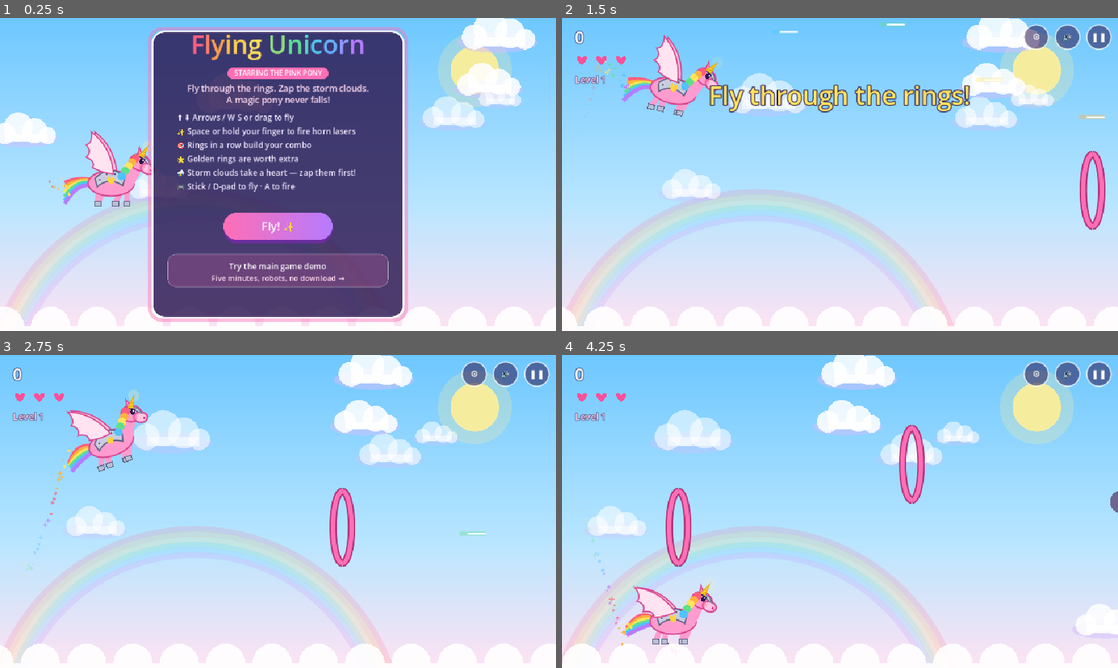
Above: before the commit, frames 1-4 (two rows, left to right).
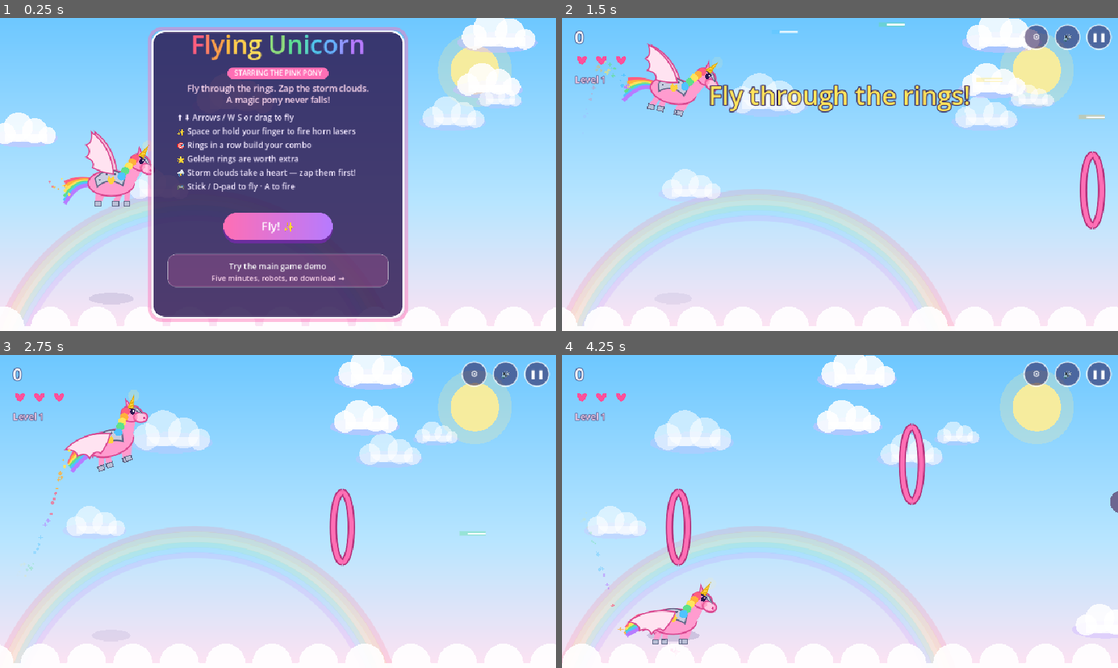
Above: after the commit, the same moments.

Repository: Dan8NOD/flying-unicorn
Game: Godot game, scene res://main.tscn
Same seed, same stepped clock (60 frames per second), same inputs: the game is played once before the commit and once after it.
Inputs (mouse positions are in pixels of both pictures, inside the frame that each line leads up to):
- Up to frame 1 (0.25 s): no input
- Up to frame 2 (1.5 s): tap Enter at 0.5 s; move the mouse to (962, 158) at 0.52 s; hold W (fly_up) 0.53-1.25 s; hold Space (fire) 0.53-1.25 s; click (962, 158) at 0.67 s; drag from (728, 190) to (812, 237) at 1.27 s
- Up to frame 3 (2.75 s): move the mouse to (333, 442) at 2.02 s; hold W (fly_up) from 2.03 s (still down); tap K at 2.1 s
- Up to frame 4 (4.25 s): release W (fly_up) at 2.75 s; drag from (812, 574) to (673, 464) at 2.77 s; move the mouse to (1006, 558) at 3.52 s; hold S (fly_down) from 3.53 s (still down); tap Keypad Enter at 3.6 s

The runs differ from the first frame. In frame 2, 0.7% of the frame differs, in the area x 14-98%, y 5-68%; in frame 3, 1.0%; in frame 4, 1.5%, in the area x 3-66%, y 21-93%.

Commit message:
Feel pass: reactions, ambient life, shadow, climb-linked flight
Squash-and-stretch pop on ring hits, celebratory twist on gold,
dizzy spin on hurt, eye blinks, ear twitches, ring pulse, storm
grumble shake, occasional shooting star, floor drop shadow, wings
beat harder on climbs. Mechanics untouched. Verified headless
1500 frames clean plus windowed play shot.

Diff:
--- a/main.gd
+++ b/main.gd
@@ -31,6 +31,15 @@
 var tilt_base := Vector3.ZERO
 const TILT_GAIN := 2.2
 const TILT_DEADZONE := 0.08
+# Feel: reactions, blinks, twitches and one shooting star. Mechanics untouched.
+var react_pop := 0.0
+var react_spin := 0.0
+var react_angle := 0.0
+var blink_timer := 3.0
+var blink_on := 0.0
+var ear_timer := 4.0
+var ear_tw := 0.0
+var shoot := {}
 # Settings card state and its test hook.
 var settings_open := false
 var _btn_tilt := Rect2()
@@ -418,6 +427,8 @@
 
 func reset() -> void:
 	score = 0; hearts = 3; combo = 0; best_combo = 0; rings_passed = 0; level = 1; speed = 260
+	react_pop = 0; react_spin = 0; react_angle = 0
+	blink_timer = 3.0; blink_on = 0; ear_timer = 4.0; ear_tw = 0; shoot = {}
 	rings = []; clouds = []; lasers = []; particles = []; pickups = []; popups = []
 	ring_timer = 0.6; cloud_timer = 3.5; fire_cooldown = 0; last_ring_y = H / 2
 	hurt_timer = 0; flash = 0; level_banner = 2.2; t = 0
@@ -509,6 +520,30 @@
 	if flash > 0: flash -= dt
 	if hurt_timer > 0: hurt_timer -= dt
 	fire_cooldown = maxf(0, fire_cooldown - dt)
+	# Feel timers: reactions decay, ambient life goes on.
+	react_pop = maxf(0.0, react_pop - dt * 3.5)
+	react_angle += react_spin * dt
+	react_spin = move_toward(react_spin, 0.0, dt * 14.0)
+	if react_angle > PI * 4: react_angle -= PI * 4
+	if react_angle < -PI * 4: react_angle += PI * 4
+	blink_timer -= dt
+	if blink_timer <= 0:
+		blink_timer = randf_range(2.5, 5.5)
+		blink_on = 0.12
+	if blink_on > 0: blink_on -= dt
+	ear_timer -= dt
+	if ear_timer <= 0:
+		ear_timer = randf_range(3.0, 7.0)
+		ear_tw = 0.25
+	if ear_tw > 0: ear_tw -= dt
+	if shoot.is_empty():
+		if level >= 2 and randf() < dt / 12.0:
+			shoot = { "x": randf_range(W * 0.3, W + 100), "y": randf_range(40, H * 0.35), "life": 0.7 }
+	else:
+		shoot.x -= 700 * dt
+		shoot.y += 260 * dt
+		shoot.life -= dt
+		if shoot.life <= 0: shoot = {}
 
 	# Movement: pointer steers toward finger; keys/stick/dpad accelerate
 	if state == "play":
@@ -536,12 +571,15 @@
 		uni.vy = -absf(uni.vy) * 0.5 - 60
 		if state == "play":
 			_burst(uni.x, uni.y + 34, 4, [Color.WHITE, Color("ffd9ef")], 120)
+			react_pop = maxf(react_pop, 0.35)
 	if uni.y < 70:
 		uni.y = 70
 		uni.vy = absf(uni.vy) * 0.4
 
 	uni.tilt += (clampf(uni.vy / 900, -0.35, 0.35) - uni.tilt) * minf(1, dt * 8)
-	uni.flap += dt * (11.0 if state == "play" else 6.0)
+	# Wings beat harder on the climb, glide on the way down.
+	var flap_rate := 6.0 if state != "play" else clampf(11.0 - uni.vy / 80.0, 7.0, 16.0)
+	uni.flap += dt * flap_rate
 
 	# Rainbow sparkle trail
 	if randf() < 0.7:
@@ -591,6 +629,8 @@
 			r.done = true
 			if absf(uni.y - r.y) < r.ry - 12:
 				r.result = "hit"
+				react_pop = 1.0
+				if r.gold: react_spin = 7.0
 				combo += 1; rings_passed += 1
 				best_combo = maxi(best_combo, combo)
 				var pts := (50 if r.gold else 10) * combo
@@ -632,6 +672,7 @@
 					synth.poof()
 		if not c.dead and hurt_timer <= 0 and Vector2(uni.x + 10 - c.x, uni.y - 10 - c.y).length() < c.r + 26:
 			c.dead = true; hearts -= 1; combo = 0; hurt_timer = 1.6; flash = 0.25
+			react_pop = 1.0; react_spin = -9.0
 			_burst(c.x, c.y, 20, [Color("6d6690"), Color("ffe45c")], 200)
 			synth.hurt()
 			Input.vibrate_handheld(300)
@@ -907,6 +948,11 @@
 		for s in stars:
 			var a: float = 0.4 + 0.4 * sin(t * 2 + s.p)
 			draw_circle(Vector2(s.x, s.y), s.r, Color(1, 1, 1, a))
+	if not shoot.is_empty():
+		var sa: float = clampf(shoot.life / 0.7, 0.0, 1.0)
+		var sp := Vector2(shoot.x, shoot.y)
+		draw_line(sp, sp - Vector2(-80, 30).normalized() * 70 * sa, Color(1, 1, 1, 0.7 * sa), 3, true)
+		draw_circle(sp, 3.5, Color(1, 1, 1, sa))
 
 	# Sun / moon
 	var sun_col := Color(1, 250 / 255.0, 220 / 255.0, 0.9) if level >= 4 else Color(1, 238 / 255.0, 150 / 255.0, 0.9)
@@ -965,9 +1011,11 @@
 
 # Body pivots compose with the world transform through _wxf and always
 # return through _world_apply — draw_set_transform is absolute, not composed.
+func _react_sc() -> Vector2:
+	return Vector2.ONE * (1.0 + 0.15 * react_pop)
 func _draw_wing(front: bool, flap: float, body_rot: float) -> void:
 	var wing_off := Vector2(4 if front else 10, -16).rotated(body_rot)
-	_wxf(Vector2(uni.x, uni.y) + wing_off, body_rot - 0.35 + flap * 0.65, Vector2.ONE)
+	_wxf(Vector2(uni.x, uni.y) + wing_off, body_rot - 0.35 + flap * 0.65 + react_angle, _react_sc())
 	draw_colored_polygon(_wing_poly(), Color("ffe3f1") if front else Color("f5c3dd"))
 	draw_polyline(_wing_poly(), Color("d9468f"), 2, true)
 
@@ -978,7 +1026,7 @@
 		return
 	var flap := sin(uni.flap)
 	var gallop := sin(t * 10)
-	_wxf(Vector2(uni.x, uni.y), uni.tilt, Vector2.ONE)
+	_wxf(Vector2(uni.x, uni.y), uni.tilt + react_angle, _react_sc())
 
 	# Rainbow tail
 	for i in 6:
@@ -987,7 +1035,7 @@
 		draw_polyline(pts, RAINBOW[i], 6, true)
 
 	_draw_wing(false, flap, uni.tilt)
-	_wxf(Vector2(uni.x, uni.y), uni.tilt, Vector2.ONE)
+	_wxf(Vector2(uni.x, uni.y), uni.tilt + react_angle, _react_sc())
 
 	# Legs (galloping through the air)
 	var legs := [[-22, 1], [-12, -1], [18, -1], [28, 1]]
@@ -1027,7 +1075,7 @@
 	draw_colored_polygon(cat, Color("ffd23f"))
 
 	# Head
-	_wxf(Vector2(uni.x + 50 * cos(uni.tilt) + 36 * sin(uni.tilt), uni.y + 50 * sin(uni.tilt) - 36 * cos(uni.tilt)), uni.tilt + 0.35, Vector2.ONE)
+	_wxf(Vector2(uni.x + 50 * cos(uni.tilt) + 36 * sin(uni.tilt), uni.y + 50 * sin(uni.tilt) - 36 * cos(uni.tilt)), uni.tilt + 0.35 + react_angle, _react_sc())
 	_fill_ellipse(Vector2.ZERO, 18, 14, Color("ff9ccf"))
 	draw_polyline(_arc_pts(0, 0, 18, 14, 0, TAU, 28), Color("d9468f"), 2.5, true)
 	_fill_ellipse(Vector2(16, 6), 12, 9, Color("ff9ccf"))
@@ -1037,14 +1085,18 @@
 	draw_colored_polygon(PackedVector2Array([Vector2(-6, -12), Vector2(10, -10), Vector2(18, -1), Vector2(4, -6)]), Color("c9cde0"))
 	draw_polyline(PackedVector2Array([Vector2(-6, -12), Vector2(10, -10), Vector2(18, -1), Vector2(4, -6), Vector2(-6, -12)]), Color("5d6384"), 1.5, true)
 	draw_circle(Vector2(6, 6), 5, Color(1, 120 / 255.0, 170 / 255.0, 0.45))
-	_fill_ellipse(Vector2(2, -3), 4, 5, Color("2a1650"))
-	draw_circle(Vector2(3.5, -5), 1.6, Color.WHITE)
+	if blink_on > 0:
+		draw_line(Vector2(-2, -3), Vector2(6, -3), Color("2a1650"), 2, true)
+	else:
+		_fill_ellipse(Vector2(2, -3), 4, 5, Color("2a1650"))
+		draw_circle(Vector2(3.5, -5), 1.6, Color.WHITE)
 	draw_line(Vector2(-4, -9), Vector2(6, -7), Color("2a1650"), 2, true)
-	draw_colored_polygon(PackedVector2Array([Vector2(-8, -10), Vector2(-10, -24), Vector2(-1, -13)]), Color("ff9ccf"))
-	draw_polyline(PackedVector2Array([Vector2(-8, -10), Vector2(-10, -24), Vector2(-1, -13), Vector2(-8, -10)]), Color("d9468f"), 2, true)
+	var ear_tip := Vector2(-10, -24 - 6.0 * clampf(ear_tw / 0.25, 0.0, 1.0))
+	draw_colored_polygon(PackedVector2Array([Vector2(-8, -10), ear_tip, Vector2(-1, -13)]), Color("ff9ccf"))
+	draw_polyline(PackedVector2Array([Vector2(-8, -10), ear_tip, Vector2(-1, -13), Vector2(-8, -10)]), Color("d9468f"), 2, true)
 
 	# Golden horn (tip at local 64,-64) — back in body space
-	_wxf(Vector2(uni.x, uni.y), uni.tilt, Vector2.ONE)
+	_wxf(Vector2(uni.x, uni.y), uni.tilt + react_angle, _react_sc())
 	var glow := 1.0 if fire_cooldown > 0.08 else 0.5 + 0.3 * sin(t * 6)
 	draw_circle(Vector2(64, -64), 10, Color(1, 240 / 255.0, 160 / 255.0, 0.35 * glow))
 	draw_colored_polygon(PackedVector2Array([Vector2(48, -48), Vector2(64, -64), Vector2(56, -44)]), Color("ffd23f"))
@@ -1066,17 +1118,25 @@
 	var end := PI * 1.5 if front else PI / 2
 	var col := Color("ffd23f") if r.gold else (Color.WHITE if r.result == "hit" else Color("ff6fb5"))
 	var edge := Color("c98f00") if r.gold else Color("b3317a")
-	var pts := _arc_pts(r.x, r.y, r.rx, r.ry, start, end, 20)
+	var rp := 1.0 + 0.03 * sin(t * 4 + r.phase)
+	var rx := r.rx * rp
+	var ry := r.ry * rp
+	var pts := _arc_pts(r.x, r.y, rx, ry, start, end, 20)
 	draw_polyline(pts, edge, 12, true)
 	draw_polyline(pts, col, 7, true)
 	if r.gold and front:
 		for i in 3:
 			var a := t * 3 + i * 2.1
-			draw_colored_polygon(_sparkle_poly(r.x + cos(a) * r.rx, r.y + sin(a) * r.ry, 4), Color.WHITE)
+			draw_colored_polygon(_sparkle_poly(r.x + cos(a) * rx, r.y + sin(a) * ry, 4), Color.WHITE)
 
 
 # ─── Storm clouds ─────────────────────────────────────────────────────────
 func _draw_storm_cloud(c: StormCloud) -> void:
+	# Grumble shake just before the lightning shows.
+	var jx := 0.0
+	if sin(t * 5.0 + c.phase) > 0.2:
+		jx = 2.0 * sin(t * 40.0 + c.phase)
+	_wxf(Vector2(jx, 0), 0, Vector2.ONE)
 	var shade := Color.WHITE if c.hit_flash > 0 else (Color("8b86a8") if c.hp == 1 else Color("6d6690"))
 	draw_circle(Vector2(c.x - 22, c.y + 6), 20, shade)
 	draw_circle(Vector2(c.x, c.y - 8), 26, shade)
@@ -1095,6 +1155,7 @@
 			Vector2(c.x + 8, c.y + 38), Vector2(c.x - 6, c.y + 58), Vector2(c.x - 1, c.y + 42),
 			Vector2(c.x - 8, c.y + 42),
 		]), Color("ffe45c"))
+	_world_apply()
 
 
 # ─── Cards ────────────────────────────────────────────────────────────────
@@ -1289,6 +1350,10 @@
 		draw_line(Vector2(l.x - 44, l.y), Vector2(l.x, l.y), glow, 7, true)
 		draw_line(Vector2(l.x - 30, l.y), Vector2(l.x, l.y), Color.WHITE, 3, true)
 
+	# Soft drop shadow on the cloud floor — fades as she climbs.
+	var sh_h := clampf(H - 60 - uni.y, 0.0, 600.0)
+	var sh_k := 1.0 - sh_h / 600.0
+	_fill_ellipse(Vector2(uni.x, H - 56), 46.0 * (0.5 + 0.5 * sh_k), 10.0, Color(0.35, 0.3, 0.55, 0.22 * sh_k))
 	_draw_unicorn()
 	for r in rings:
 		_ring_stroke(r, true)
